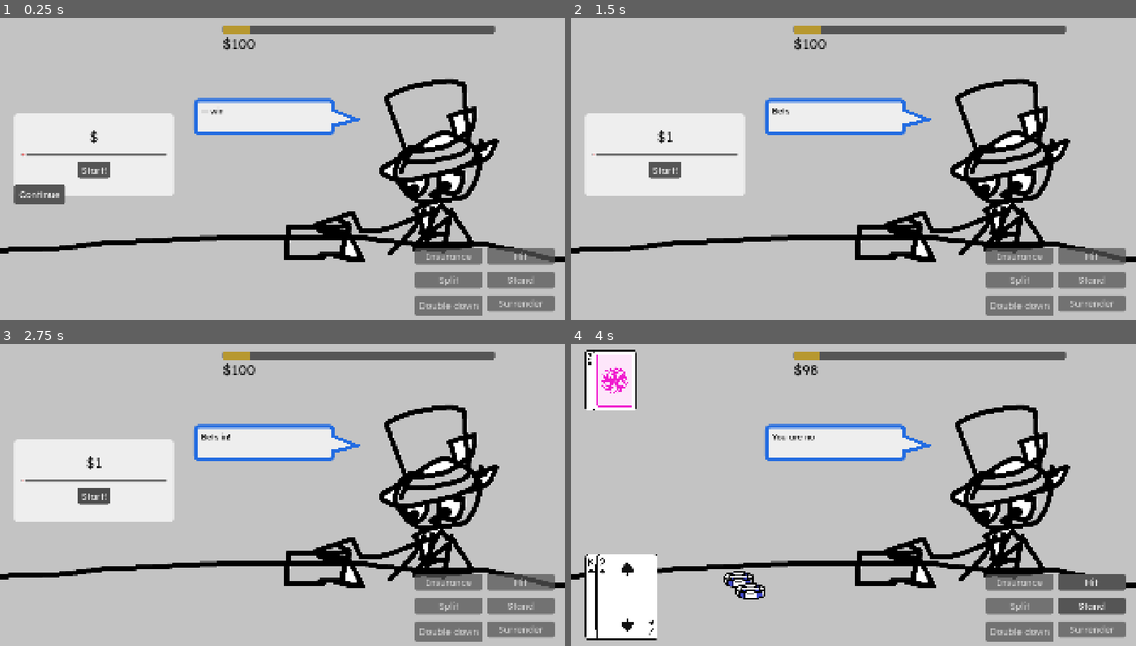
Above: before the commit, frames 1-4 (two rows, left to right).
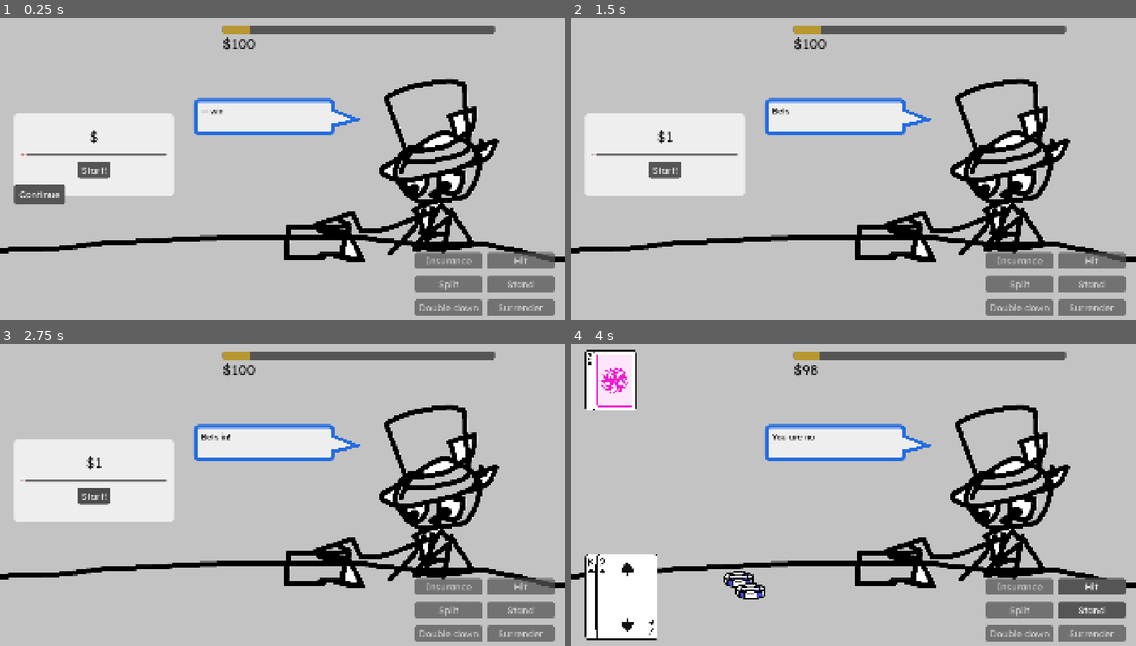
Above: after the commit, the same moments.

Repository: Tofutush/blackjack-with-sky
Game: Godot game, scene res://scenes/Tutorial/tutorial.tscn
The game is run twice, just before and just after one commit, with the same random seed, the same clock (stepped at 60 frames per second) and the same inputs. This scene is started directly instead of the project's main scene.
Inputs:
- Up to frame 1 (0.25 s): no input
- Up to frame 2 (1.5 s): click "Start!" at 0.5 s; click "Continue" at 1.25 s
- Up to frame 3 (2.75 s): click "Start!" at 2 s
- Up to frame 4 (4 s): click "Start!" at 2.75 s; click "Split" at 3.5 s

The runs differ from the first frame. In frame 1, 2.4% of the frame differs, in the area x 73-99%, y 76-99%; in frame 2, 2.4%; in frame 3, 2.4%; in frame 4, 2.5%.

Commit message:
dialog immediate show fix

Diff:
--- a/scenes/Dialog/dialog.gd
+++ b/scenes/Dialog/dialog.gd
@@ -53,7 +53,10 @@
 ## displays entire message and ends isAnimating
 func showMessageImmediately() -> void:
 	timer.stop()
-	rich_text_label.text = lines[currentLine]
+	if sprite:
+		var parsed = lines[currentLine].rsplit('@')
+		if parsed.size() == 2: rich_text_label.text = parsed[1]
+		else: rich_text_label.text = parsed[0]
 	rich_text_label.visible_characters = -1
 	isAnimating = false
 
--- a/scenes/Main/Main.tscn
+++ b/scenes/Main/Main.tscn
@@ -51,13 +51,13 @@
 [node name="PlayerButtons" parent="." instance=ExtResource("5_pkilc")]
 layout_mode = 1
 anchors_preset = -1
-anchor_left = 0.9713542
+anchor_left = 0.975
 anchor_top = 0.9537037
-anchor_right = 0.9713542
+anchor_right = 0.975
 anchor_bottom = 0.9537037
-offset_left = -443.0
-offset_top = -213.0
-offset_right = 7.0
+offset_left = -450.0
+offset_top = -198.0
+offset_right = 0.0
 offset_bottom = 2.0
 grow_horizontal = 0
 grow_vertical = 0
@@ -138,6 +138,7 @@
 anchor_bottom = 0.2898148
 
 [node name="BlackScreen" parent="." instance=ExtResource("10_krkin")]
+visible = false
 layout_mode = 0
 
 [connection signal="bet_submitted" from="Bet" to="." method="_on_bet_submitted"]
--- a/scenes/PlayerButtons/player_buttons.tscn
+++ b/scenes/PlayerButtons/player_buttons.tscn
@@ -4,8 +4,8 @@
 [ext_resource type="Theme" uid="uid://sfy8iivbp4g" path="res://assets/theme.tres" id="1_s8835"]
 
 [node name="PlayerButtons" type="HBoxContainer"]
-offset_right = 373.0
-offset_bottom = 159.0
+offset_right = 397.0
+offset_bottom = 200.0
 size_flags_horizontal = 0
 size_flags_vertical = 0
 theme = ExtResource("1_s8835")
